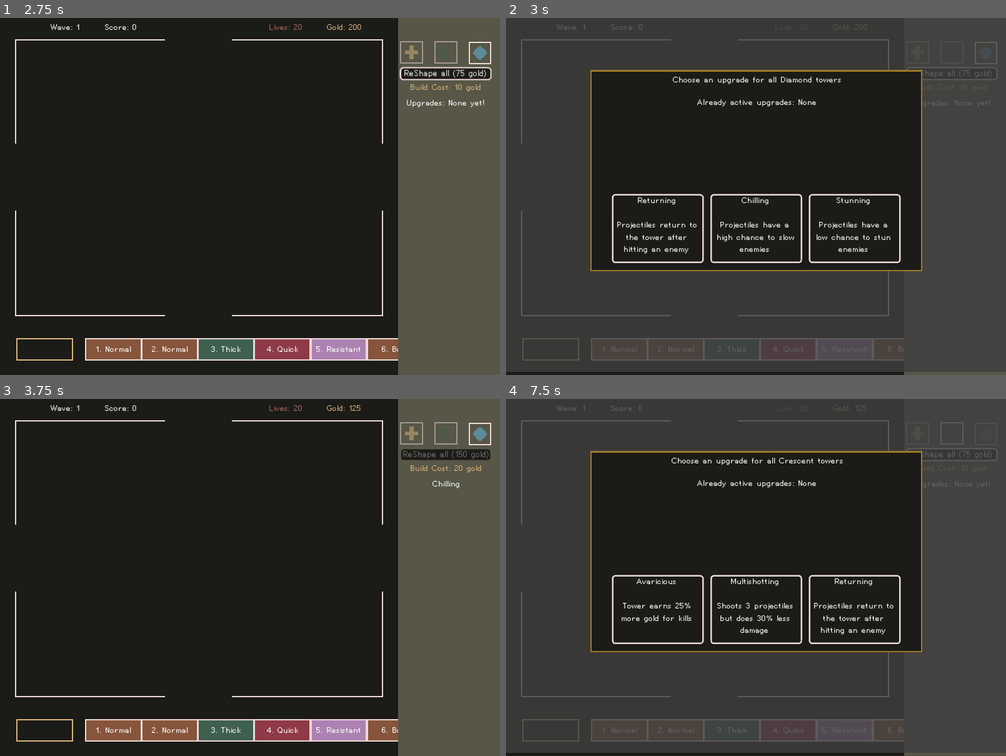
Above: before the commit, frames 1-4 (two rows, left to right).
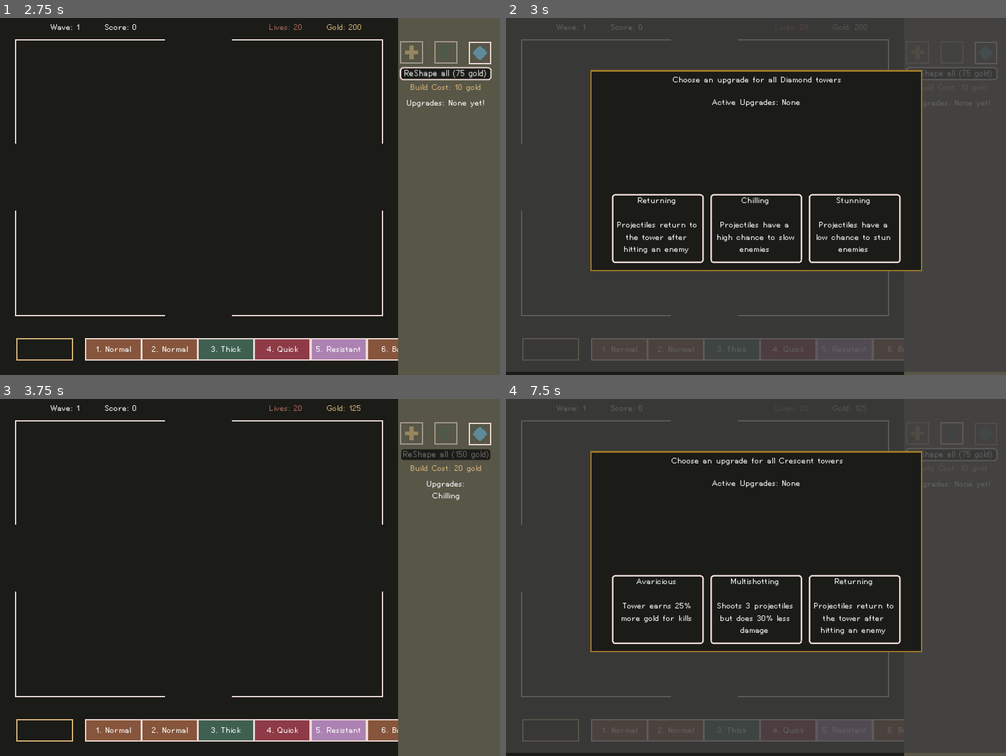
Above: after the commit, the same moments.

Repository: nolenroyalty/ReShape-TD
Game: Godot game, scene res://Main.tscn
Same seed, same stepped clock (60 frames per second), same inputs: the game is played once before the commit and once after it.
Inputs (mouse positions are in pixels of both pictures, inside the frame that each line leads up to):
- Up to frame 1 (2.75 s): click (445, 53) at 0.5 s; click (410, 53) at 1.25 s; click (480, 53) at 2 s
- Up to frame 2 (3 s): click "ReShape all (75 gold)" at 2.75 s
- Up to frame 3 (3.75 s): click "Chilling Projectiles have a h…" at 3.5 s
- Up to frame 4 (7.5 s): click (951, 434) at 4.25 s; click (916, 434) at 5 s; click (986, 434) at 5.75 s; click (951, 434) at 6.5 s; click "ReShape all (75 gold)" at 7.25 s

Frame 1 is identical in both runs. In frame 2, 0.2% of the frame differs, in the area x 38-62%, y 22-25%; in frame 3, 0.1%; in frame 4, 0.2%.

Commit message:
UI tweaking

Diff:
--- a/ui/ReshapeUpgrade3Choice.gd
+++ b/ui/ReshapeUpgrade3Choice.gd
@@ -23,12 +23,12 @@
 	title.text = "Choose an upgrade for all %s towers" % name
 	var active = Upgrades.active_upgrades(shape)
 	if active.size() == 0:
-		current.text = "Already active upgrades: None"
+		current.text = "Active Upgrades: None"
 	else:
 		var l = []
 		for a in active:
 			l.append(Upgrades.title(a))
-		current.text = "Already active upgrades: %s" % ", ".join(l)
+		current.text = "Active Upgrades:\n%s" % "\n".join(l)
 
 	var rng = RandomNumberGenerator.new()
 	rng.randomize()
--- a/ui/ReshapeUpgradeSelector.gd
+++ b/ui/ReshapeUpgradeSelector.gd
@@ -36,7 +36,7 @@
 		var l = []
 		for u in active_upgrades:
 			l.append(Upgrades.title(u))
-		upgrades_label.text = "Upgrades:\n".join(l)
+		upgrades_label.text = "Upgrades:\n" + "\n".join(l)
 
 func update_reshape_button_cost():
 	if current == null: return
